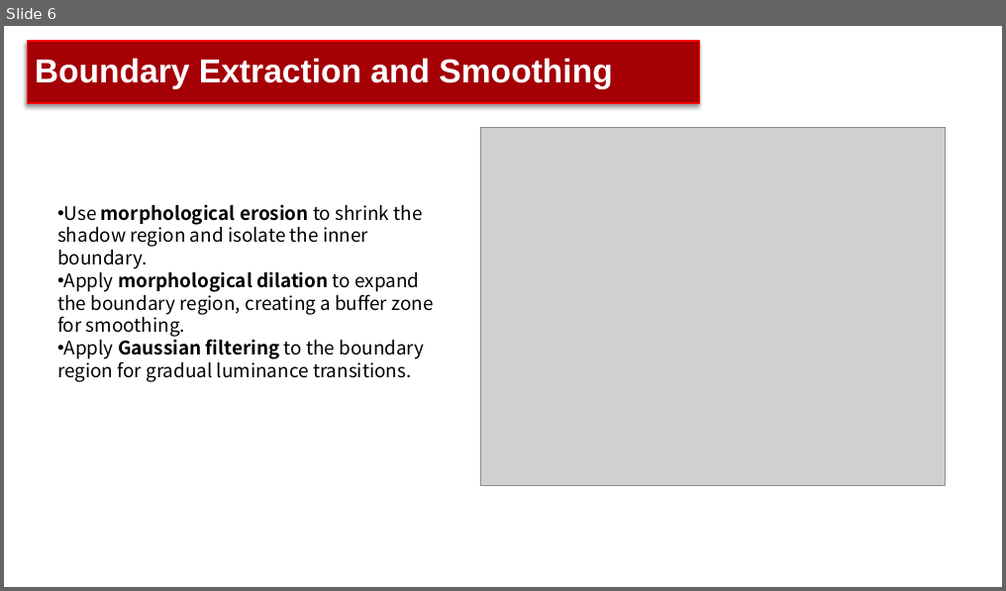
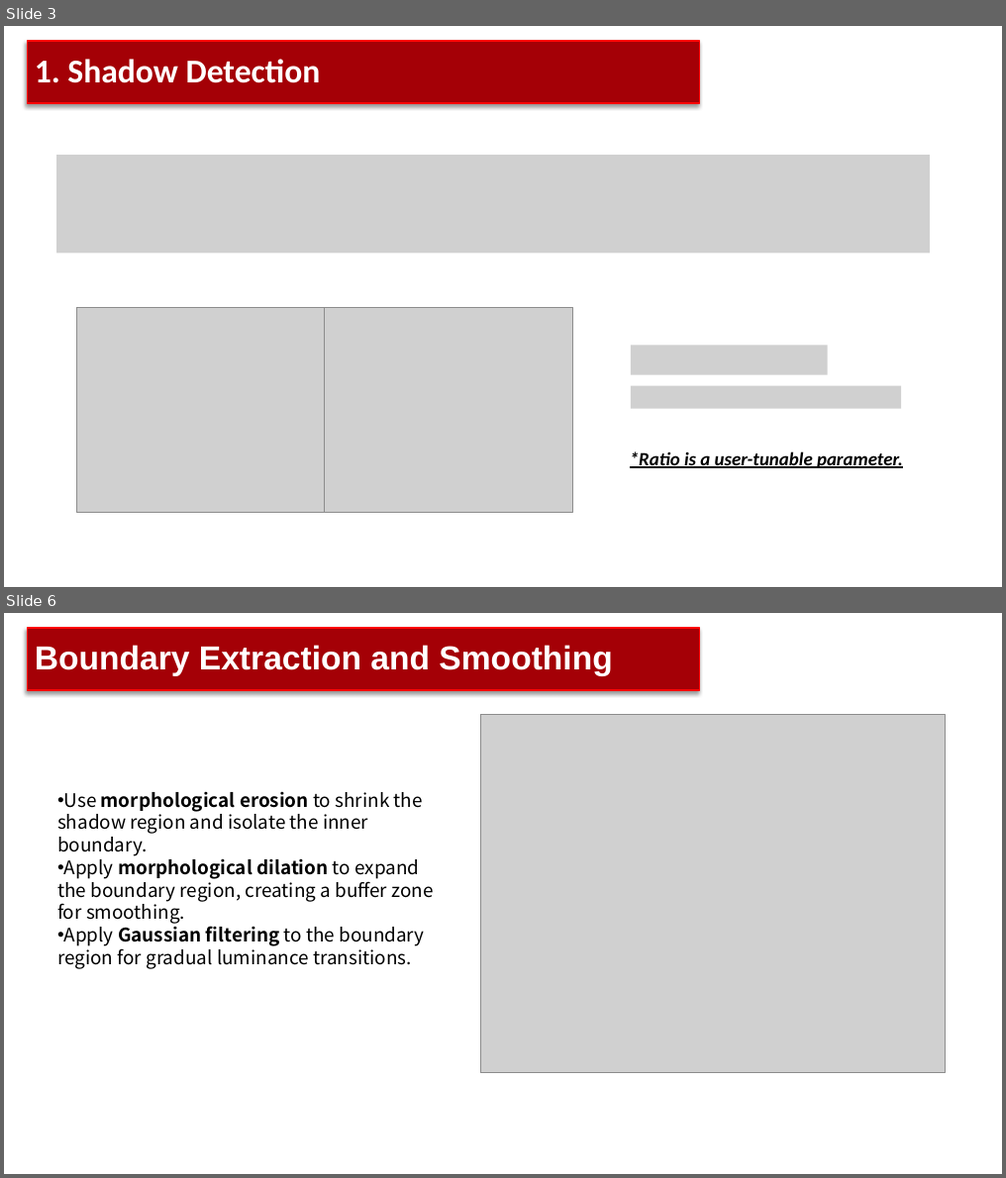
Before and after one commit to RealJustinNi/CS270-Digitial-Image-Processing-Project, a slide deck: DIP2024_Group2_pre.pptx. Shown one above the other, each under a label of ours: slide 6 before the commit, slides 3 and 6 after it; the slides between them are not shown. The pictures are 1006x591 and 1006x1178 pixels, drawn with LibreOffice and Linux fonts; fonts in the diff are those of the drawing; grey boxes stand for pictures; background and template pictures are left out. Boxes give left, top, right and bottom in pixels: in the first picture for what was removed or moved away, otherwise in the second. Text is boxed around its words. In the diff, an @@ line names an element or a change of style, - is before the commit and + after.

```diff
--- a/DIP2024_Group2_pre.pptx
+++ b/DIP2024_Group2_pre.pptx
@@ slide 3 added at [4, 26, 1002, 587], background #FFFFFF @@
@@ title added at [27, 41, 700, 103], fill #A40006, outline #FF0000 1.5 pt, 32 pt, text #FFFFFF, bold @@
+1. Shadow Detection
@@ picture added at [56, 155, 930, 253] @@
@@ picture added at [76, 307, 325, 513] @@
@@ picture added at [325, 307, 572, 513] @@
@@ picture added at [631, 345, 828, 374] @@
@@ picture added at [631, 386, 902, 408] @@
@@ text added at [630, 452, 903, 469], 18 pt, text #000000, bold, italic, underline @@
+*Ratio is a user-tunable parameter.
```
Also in this commit, not shown: 3 slides changed, 1 other slide added, 2 slides removed.
